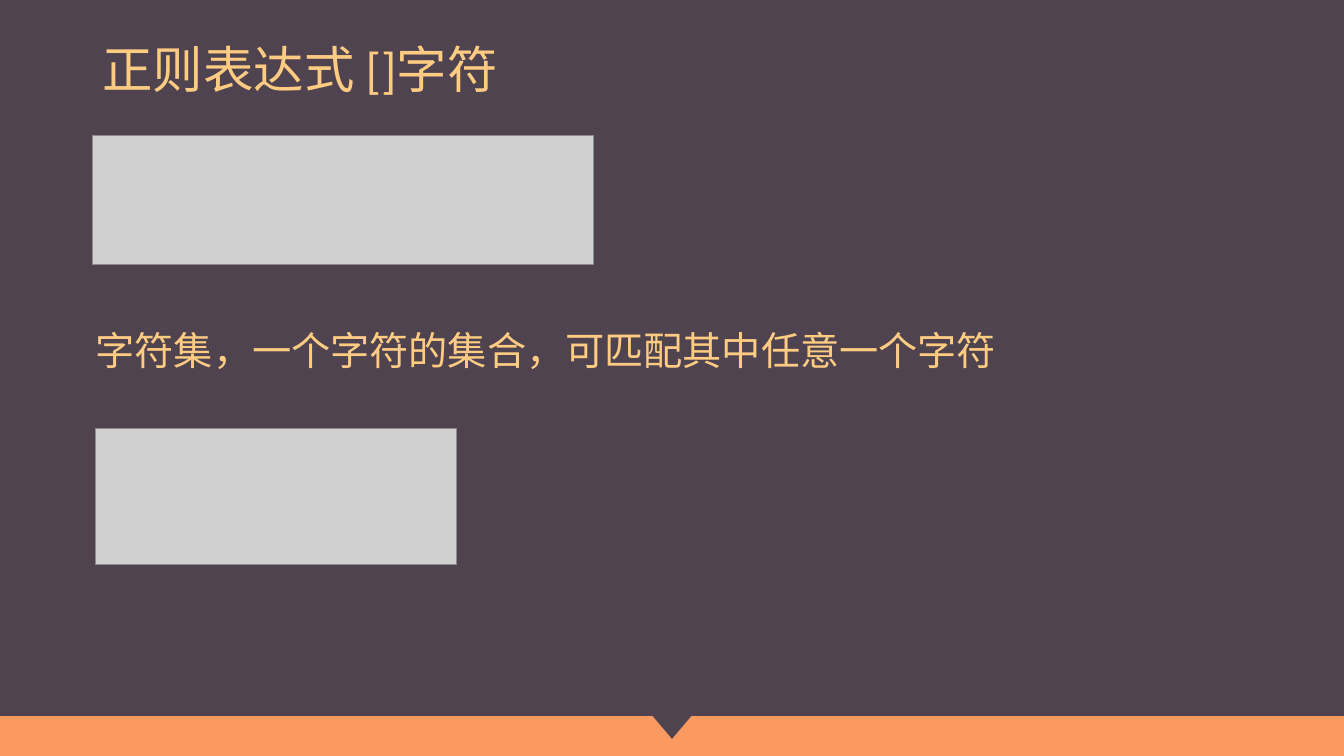
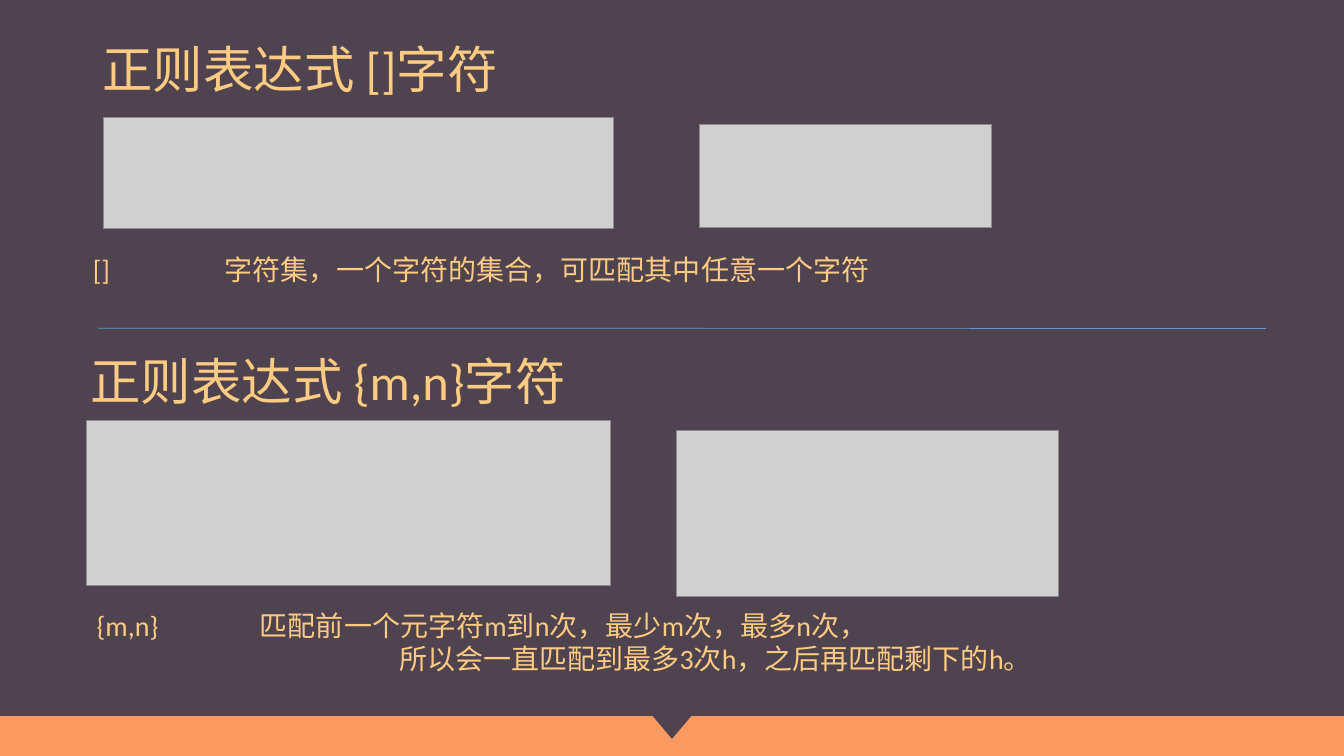
Before and after one commit to Wu-jiaming/-ppt, a slide deck: slide 14 of 正则表达式.pptx (slide 22 before the commit). Drawn at 1344x756 pixels with LibreOffice and Linux fonts; fonts in the diff are those of the drawing; grey boxes stand for pictures. Boxes give left, top, right and bottom in pixels: in the first picture for what was removed or moved away, otherwise in the second. Text is boxed around its words. In the diff, an @@ line names an element or a change of style, - is before the commit and + after.

```diff
--- a/正则表达式.pptx
+++ b/正则表达式.pptx
@@ picture: place and size @@
-picture at [92,135,593,264]
+picture at [104,117,613,228]
@@ picture added at [700,125,992,228] @@
@@ text at [224,256,869,283]: text changed; size 28 to 20 pt @@
-字符集，一个字符的集合，可匹配其中任意一个字符
+[] 字符集，一个字符的集合，可匹配其中任意一个字符
@@ line added from (98, 329) to (1266, 329), #5B9BD5 0.5 pt @@
@@ text added at [91,357,566,407], 36 pt, text #FDCB82 @@
+正则表达式 {m,n}字符
@@ picture: place and size @@
-picture at [95,429,456,564]
+picture at [87,420,611,586]
@@ picture added at [677,431,1059,597] @@
@@ text added at [97,612,1032,672], 20 pt, text #FDCB82 @@
+{m,n} 匹配前一个元字符m到n次，最少m次，最多n次，
+所以会一直匹配到最多3次h，之后再匹配剩下的h。
```
Also in this commit, not shown: 15 other slides changed, 7 slides added, 6 slides removed.
